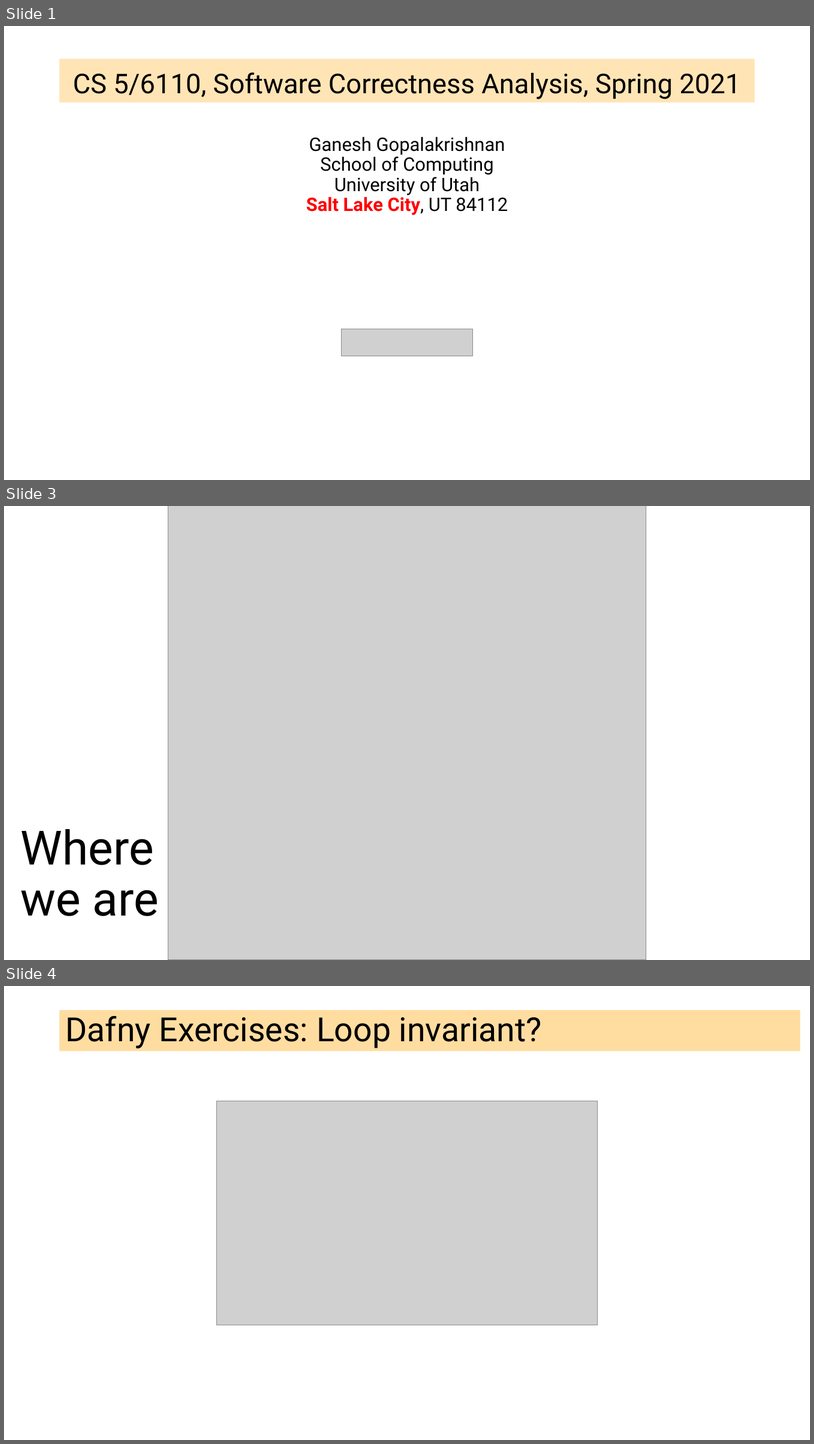
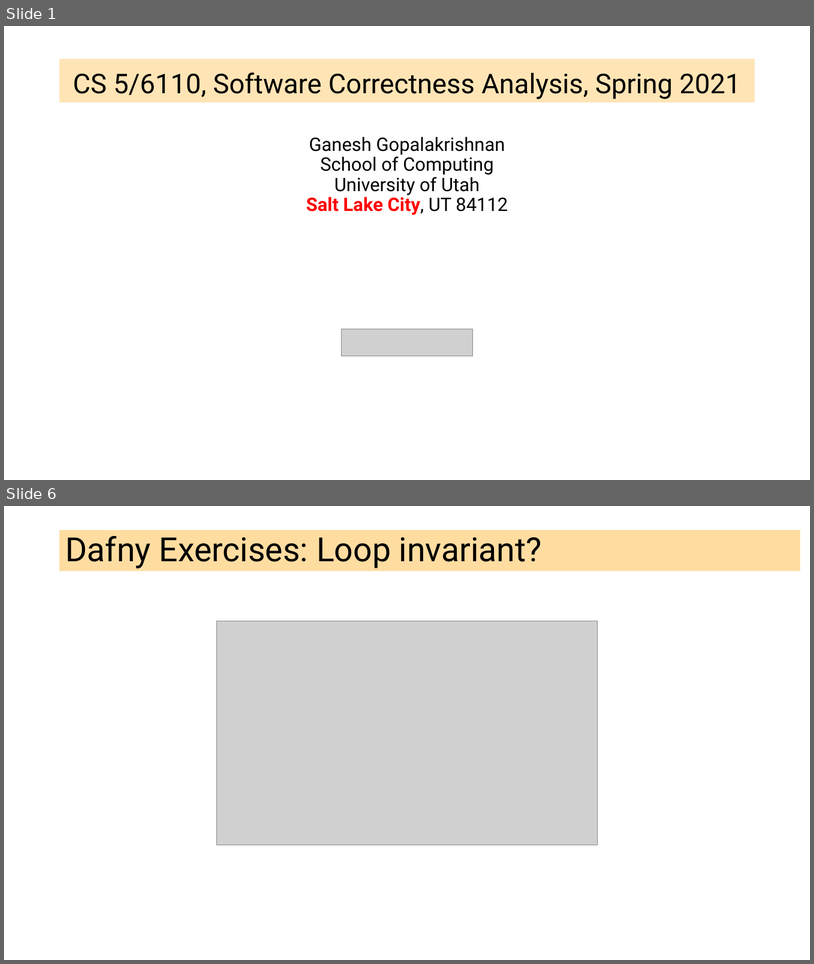
Before and after one commit to ganeshutah/cs6110s22, a slide deck: Lec16/Lec16.pptx. Shown one above the other, each under a label of ours: slides 1, 3 and 4 before the commit, slides 1 and 6 after it; the slides between them are not shown. The pictures are 814x1444 and 814x964 pixels, drawn with LibreOffice and Linux fonts; fonts in the diff are those of the drawing; grey boxes stand for pictures. Boxes give left, top, right and bottom in pixels: in the first picture for what was removed or moved away, otherwise in the second. Text is boxed around its words. In the diff, an @@ line names an element or a change of style, - is before the commit and + after.

```diff
--- a/Lec16/Lec16.pptx
+++ b/Lec16/Lec16.pptx
@@ slide 3 removed at [4,506,810,960], background #FFFFFF @@
@@ picture removed at [168,506,647,960] @@
@@ title removed at [21,829,159,916] @@
-Where we are
@@ what was slide 4 is now slide 6 @@
```
Also in this commit, not shown: 4 slides added, 1 other slide removed, 1 other file.
